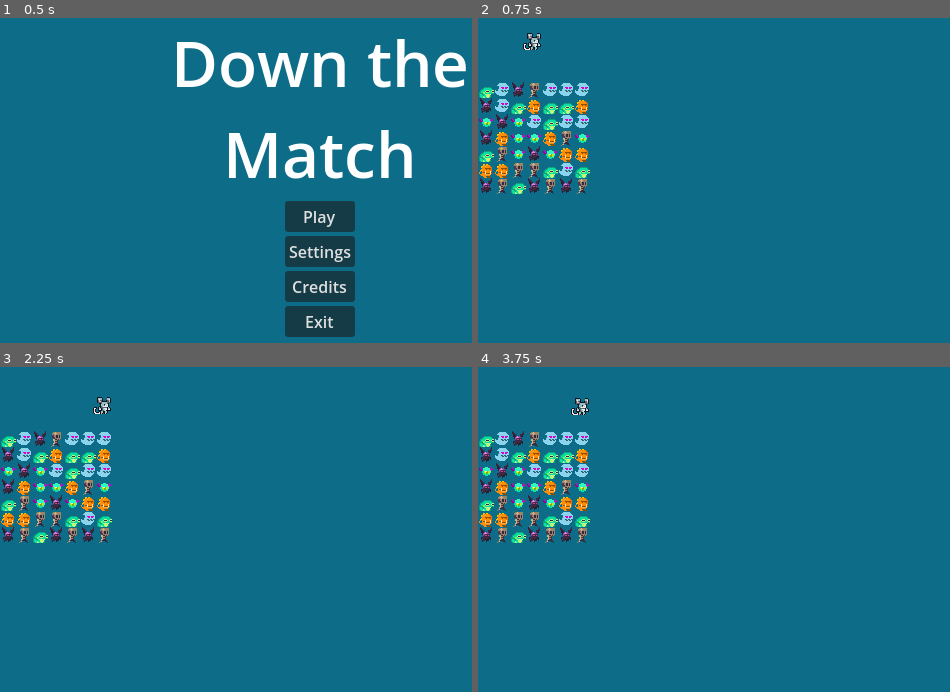
Above: before the commit, frames 1-4 (two rows, left to right).
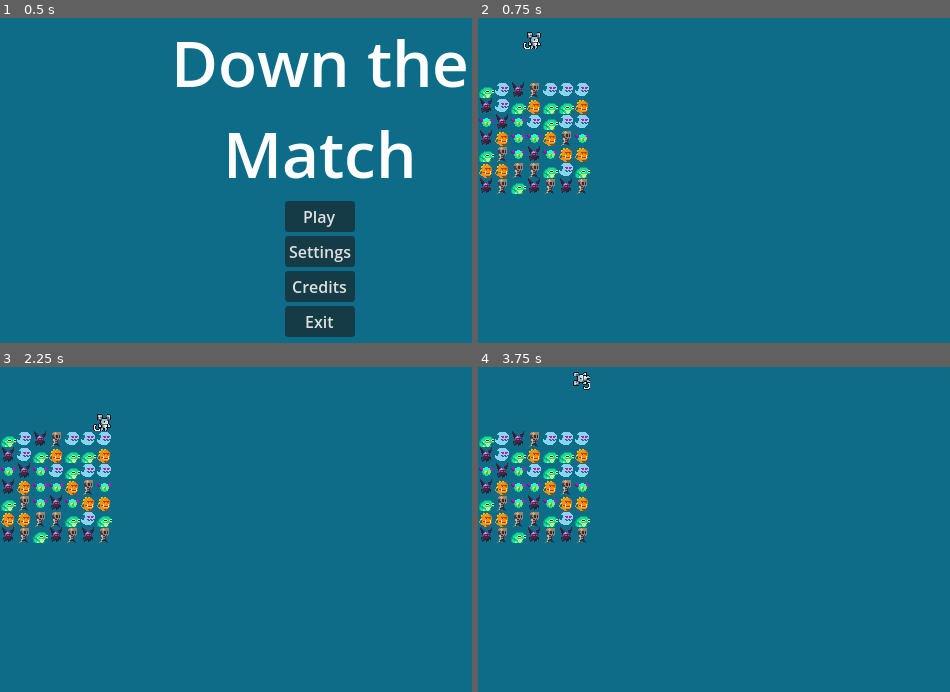
Above: after the commit, the same moments.

Repository: BoatsandJoes/doctor-ill
Game: Godot game, scene res://scenes/main.tscn
Two runs of this game, one before a commit and one after it. Both use one fixed random seed, a clock stepped at 60 frames per second and the inputs below. Sound files missing from this copy of the repository are replaced by a short silence.
Inputs:
- Up to frame 1 (0.5 s): no input
- Up to frame 2 (0.75 s): click "Play" at 0.5 s
- Up to frame 3 (2.25 s): hold Right (right) 1.28-2.03 s; hold Keypad 7 (accept) 1.28-2.03 s; hold Down (down) from 2.03 s (still down); tap Keypad 9 (cycle) at 2.1 s
- Up to frame 4 (3.75 s): tap Enter at 2.75 s; release Down (down) at 2.78 s; hold Right (right) 2.78-3.53 s; hold Space (kick) 2.78-3.53 s; hold Up (up) from 3.53 s (still down); tap Keypad 4 (pick_up_one) at 3.6 s

Frame 1 is identical in both runs. In frame 2, less than 0.1% of the frame differs, in the area x 9-14%, y 4-10%; in frame 3, 0.3%, in the area x 19-24%, y 9-20%; in frame 4, 0.3%.

Commit message:
More climbing, and smooth falling.

Diff:
--- a/scenes/gameObjects/board.gd
+++ b/scenes/gameObjects/board.gd
@@ -98,11 +98,11 @@
 			|| board[player.gridIndex + 1] != null)))):
 				# climb
 				player.climb_state()
-			# holding forward into empty space
+			# we are holding forward into empty space, and are grounded
 			elif (((direction.x == -1 && player.gridIndex % currentParams[&"width"] != 0
 			&& board[player.gridIndex - 1] == null)
 			|| (direction.x == 1 && (player.gridIndex + 1) % currentParams[&"width"] != 0
-			&& board[player.gridIndex + 1] == null))
+			&& board[player.gridIndex + 1] == null)) && player.vertically_centered()
 			&& (player.gridIndex + currentParams[&"width"] > board.size()
 			|| board[player.gridIndex + currentParams[&"width"]] != null)):
 				#walk
@@ -114,18 +114,18 @@
 			if player.gridIndex - currentParams[&"width"] >= 0:
 				# no block above
 				if board[player.gridIndex - currentParams[&"width"]] == null:
-					# look for wall to climb
+					# look for wall to climb todo broken
 					# check front
-					if ((direction.x == -1 && (player.gridIndex % currentParams[&"width"] == 0
+					if ((player.facing == -1 && (player.gridIndex % currentParams[&"width"] == 0
 					|| board[player.gridIndex - 1] != null))
-					|| (direction.x == 1
+					|| (player.facing == 1
 					&& ((player.gridIndex + 1) % currentParams[&"width"] == 0
 					|| board[player.gridIndex + 1] != null))):
 						player.climb_state()
 					# check back
-					elif ((direction.x == 1 && (player.gridIndex % currentParams[&"width"] == 0
+					elif ((player.facing == 1 && (player.gridIndex % currentParams[&"width"] == 0
 					|| board[player.gridIndex - 1] != null))
-					|| (direction.x == -1
+					|| (player.facing == -1
 					&& ((player.gridIndex + 1) % currentParams[&"width"] == 0
 					|| board[player.gridIndex + 1] != null))):
 						player.turn_around()
@@ -134,16 +134,29 @@
 					# todo leap to top of stack
 					pass
 	elif player.state == player.stateType.CLIMBING:
-		pass # todo
+		if direction.y != -1 && !((direction.x == -1 && (player.gridIndex % currentParams[&"width"] == 0
+					|| board[player.gridIndex - 1] != null))
+					|| (direction.x == 1
+					&& ((player.gridIndex + 1) % currentParams[&"width"] == 0
+					|| board[player.gridIndex + 1] != null))):
+			player.idle_state()
+		else:
+			player.stateCountdown = player.defaultWalkCounter
 
 func handle_player_state(player: Player, delta: float):
 	if player.state == player.stateType.TURNING:
 		if player.stateCountdown == player.defaultTurnaroundCounter:
 			player.turn_around()
 	elif player.state == player.stateType.WALKING:
+		# todo make stack have smooth movement too
 		if player.walk(tilePixels, delta):
 			# cross tile boundary
 			move(player, player.gridIndex + player.facing)
+			var aboveIndex: int = player.gridIndex - player.facing - currentParams[&"width"]
+			while (aboveIndex >= 0 && board[aboveIndex] != null
+			&& board[aboveIndex + player.facing] == null):
+				# Bring stack too
+				move(board[aboveIndex], aboveIndex + player.facing)
 	elif player.state == player.stateType.CLIMBING:
 		if player.climb(tilePixels, delta):
 			# cross tile boundary
@@ -173,11 +186,20 @@
 		if piece != null:
 			#todo delay fall if player is moving under or away. If away, stack fall timer
 			if (belowIndex < board.size() && board[belowIndex] == null
-			&& !(piece is Player && piece.state == players[0].stateType.CLIMBING)):
-				#todo player smooth fall + inherit climbing position
-				piece.fallingCounter = piece.fallingCounter - delta
-				if piece.fallingCounter <= 0:
-					fall(piece, i, belowIndex, piece.fastFall)
+			&& !(piece is Player && (piece.state == piece.stateType.CLIMBING
+			|| piece.state == piece.stateType.WALKING))):
+				#player smooth fall + inherit climbing position
+				if piece is Player:
+					if piece.fall(tilePixels, delta, false):
+						fall(piece, i, belowIndex, piece.fastFall)
+				else:
+					piece.fallingCounter = piece.fallingCounter - delta
+					if piece.fallingCounter <= 0:
+						fall(piece, i, belowIndex, piece.fastFall)
 			else:
 				piece.fallingCounter = piece.defaultFallingCounter
 				piece.fastFall = false
+				if (piece is Player && piece.state != piece.stateType.CLIMBING
+				&& piece.state != piece.stateType.WALKING && (belowIndex >= board.size()
+				|| board[belowIndex] != null)):
+					piece.fall(tilePixels, delta, true)
--- a/scenes/gameObjects/player.gd
+++ b/scenes/gameObjects/player.gd
@@ -24,8 +24,6 @@
 	$Sprite2D.position.x = $Sprite2D.position.x + (tileWidth * facing * delta) / defaultWalkCounter
 	if abs($Sprite2D.position.x) >= tileWidth / 2:
 		$Sprite2D.position.x = $Sprite2D.position.x * -1
-		if abs($Sprite2D.position.x) > tileWidth / 2:
-			pass # todo correct position if needed
 		return true
 	return false
 
@@ -33,9 +31,17 @@
 	$Sprite2D.position.y = $Sprite2D.position.y - (tileWidth * delta) / defaultWalkCounter
 	if abs($Sprite2D.position.y) >= tileWidth / 2:
 		$Sprite2D.position.y = $Sprite2D.position.y * -1
-		if abs($Sprite2D.position.y) > tileWidth / 2:
-			pass # todo correct position if needed
 		return true
+	return false
+
+func fall(tileWidth: int, delta: float, stopAtMiddleOfTile: bool) -> bool:
+	if !stopAtMiddleOfTile || $Sprite2D.position.y < 0:
+		$Sprite2D.position.y = $Sprite2D.position.y + (tileWidth * delta) / defaultFallingCounter
+		if abs($Sprite2D.position.y) >= tileWidth / 2:
+			$Sprite2D.position.y = $Sprite2D.position.y * -1
+			return true
+	else:
+		$Sprite2D.position.y = 0
 	return false
 
 func climb_state():
@@ -52,6 +58,9 @@
 	$Sprite2D.position = Vector2i(0, $Sprite2D.position.y)
 	$Sprite2D.rotation = 0
 
+func vertically_centered() -> bool:
+	return $Sprite2D.position.y == 0
+
 func _input(event: InputEvent) -> void:
 	if(event.is_action_pressed("pick_up_one")):
 		bufferedPickUpOne = true
